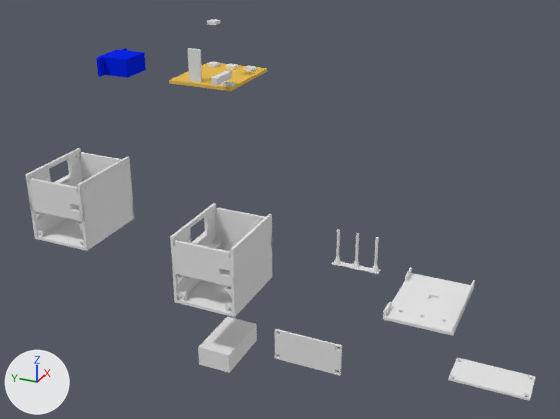
One commit to the Blender file 9v_prototype_enclosure/Prototype_enclosure.blend: the scene before it, then after it.
Camera for both pictures: a camera (50 mm lens) standing at (-426.0, -234.0, 258.0) and looking at (-1.0, -43.0, 45.0). Lighting does not change. The marker at lower left points along +X, +Y and +Z.

Before the edit, the objects in view are built like this:
```python
me_cube_012 = bpy.data.meshes.new('Cube.012')
me_cube_012.from_pydata(...)  # 34 vertices, 21 faces; spans x -1.18..-0.27, y -1.0..1.0, z -1.0..1.0
me_cube_012.materials.append(mat_material)  # white #e7e7e7
me_cube_013 = bpy.data.meshes.new('Cube.013')
me_cube_013.from_pydata(...)  # 298 vertices, 162 faces; spans x -1.4..0.0, y -1.0..1.0, z -1.0..1.0
me_cube_021 = bpy.data.meshes.new('Cube.021')
me_cube_021.from_pydata(...)  # 488 vertices, 266 faces; spans x -1.0..1.0, y -1.0..1.0, z -6.0..0.0
me_cube_021.materials.append(mat_material)  # white #e7e7e7
me_cube_043 = bpy.data.meshes.new('Cube.043')
me_cube_043.from_pydata(...)  # 298 vertices, 162 faces; spans x -0.4..1.0, y -1.0..1.0, z -1.0..1.0
ob_cube_012 = bpy.data.objects.new('Cube.012', me_cube_012)
ob_cube_012.location = (-31.5, 0.0, -9.5)
ob_cube_012.rotation_euler = (0.0, 1.571, 0.0)  # degrees (0, 90, 0)
ob_cube_012.scale = (27.5, 23.5, 1.0)
ob_cube_013 = bpy.data.objects.new('Cube.013', me_cube_013)
ob_cube_013.location = (-65.6, -197.0, 0.0)
ob_cube_013.rotation_euler = (0.0, 1.571, 0.0)  # degrees (0, 90, 0)
ob_cube_013.scale = (1.0, 21.3, 10.3)
ob_cube_019 = bpy.data.objects.new('Cube.019', me_cube_021)
ob_cube_019.location = (-2.5, -147.0, 0.0)
ob_cube_019.rotation_euler = (0.0, 3.142, 0.0)  # degrees (0, 180, 0)
ob_cube_019.scale = (30.0, 21.5, 1.0)
ob_cube_025 = bpy.data.objects.new('Cube.025', me_cube_043)
ob_cube_025.location = (-66.6, -90.0, -12.5)
ob_cube_025.scale = (1.0, 21.3, 10.3)
# also in view: 'Cube.063' at (-2.0, 118.0, 26.0); 'Cube.007' at (0.0, 0.0, -73.0); 'Cube.005' at (-22.0, 5.0, 141.0); 'Cube.010' at (-2.0, 22.0, 1.0); 'Cube.021' at (2.0, 75.0, 130.0)
```
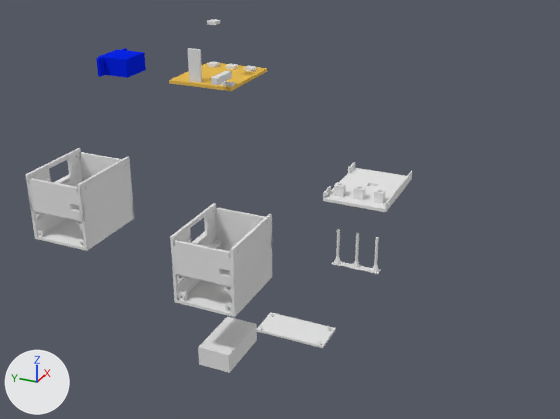
Location of each change, [x1, y1, x2, y2] in pixels of the pictures (560 x 419 px):
'Cube.019', moved
    before: [383, 267, 475, 336]
    after: [323, 162, 412, 212]
'Cube.013', moved
    before: [448, 358, 536, 401]
    after: [256, 313, 336, 348]
'Cube.025', reshaped, moved, rescaled
    before: [275, 329, 342, 376]
    after: [353, 185, 366, 200]
'Cube.065', added
    after: [334, 182, 346, 197]
'Cube.064', added
    after: [373, 189, 386, 204]

What the commit changed:
me_cube_043 is used by ob_cube_025; location (-66.6, -90.0, -12.5); scale (1.0, 21.3, 10.3).
me_cube_043 had 298 vertices, 162 faces and spanned x -0.4..1.0, y -1.0..1.0, z -1.0..1.0.
me_cube_043 now has 72 vertices, 40 faces and spans x -1.0..1.0, y -1.0..1.0, z -1.67..1.0.
me_cube_043 part 1: 296 vertices removed from x -0.4..1.0, y -1.0..1.0, z -1.0..1.0; 70 vertices added at x -1.0..1.0, y -1.0..1.0, z -1.67..1.0.
Mesh me_cube_023 is new.
It has 72 vertices, 40 faces and spans x -1.0..1.0, y -1.0..1.0, z -1.67..1.0.
Object 'Cube.013' (ob_cube_013) moves from (-65.6, -197.0, 0.0) to (-65.6, -82.0, 0.0).
Object 'Cube.025' (ob_cube_025) moves from (-66.6, -90.0, -12.5) to (17.0, -91.0, 57.0).
Object 'Cube.025' (ob_cube_025) is rescaled from (1.0, 21.3, 10.3) to (3.0, 3.0, -3.0).
Object 'Cube.019' (ob_cube_019) moves from (-2.5, -147.0, 0.0) to (36.5, -91.0, 53.0).
Object 'Cube.064' (ob_cube_064) is new; it shows me_cube_023.
Its location is (17.0, -104.5, 57.0).
Its scale is (3.0, 3.0, -3.0).
Object 'Cube.065' (ob_cube_065) is new; it shows a copy of me_cube_023.
Its location is (17.0, -77.5, 57.0).
Its scale is (3.0, 3.0, -3.0).
